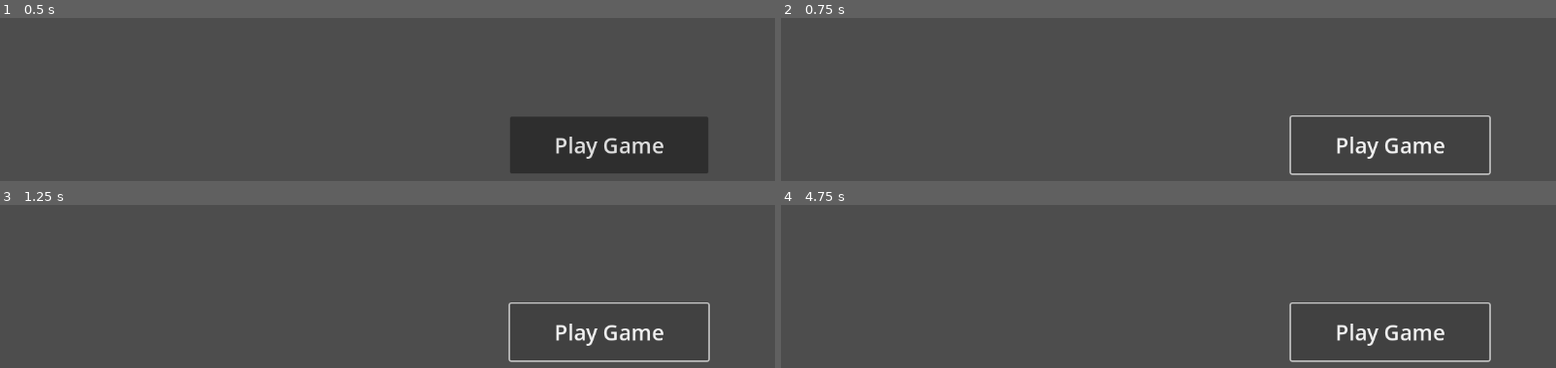
Above: before the commit, frames 1-4 (two rows, left to right).
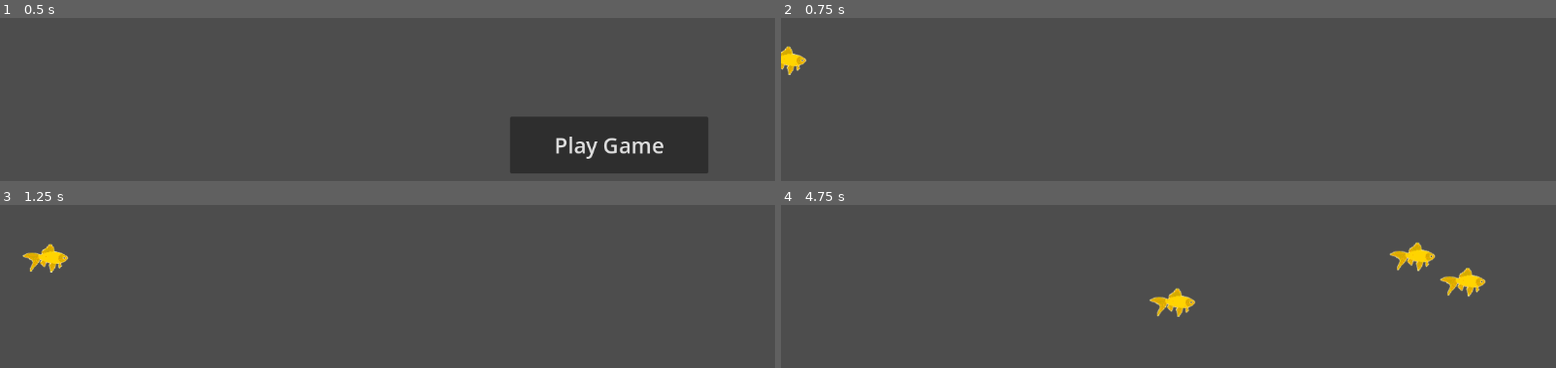
Above: after the commit, the same moments.

Repository: ColinNeary/Bait-and-Switch
Game: Godot game, scene res://UI/Main Menu.tscn
Two runs of this game, one before a commit and one after it. Both use one fixed random seed, a clock stepped at 60 frames per second and the inputs below.
Inputs (mouse positions are in pixels of both pictures, inside the frame that each line leads up to):
- Up to frame 1 (0.5 s): no input
- Up to frame 2 (0.75 s): click "Play Game" at 0.5 s
- Up to frame 3 (1.25 s): no input
- Up to frame 4 (4.75 s): click (1393, 332) at 1.25 s, where only the run before the commit has a clickable "Play Game"; click (1393, 332) at 2 s, where only the run before the commit has a clickable "Play Game"

Frame 1 is identical in both runs. In frame 2, 1.7% of the frame differs, in the area x 0-92%, y 17-97%; in frame 3, 1.9%; in frame 4, 2.9%, in the area x 47-92%, y 23-97%.

Commit message:
Initial fish spawner

Diff:
--- /dev/null
+++ b/bait-and-switch/Scenes/Fishes/Fish.tscn
@@ -0,0 +1,21 @@
+[gd_scene load_steps=4 format=3 uid="uid://p5sqwa0ax0bk"]
+
+[ext_resource type="Script" uid="uid://bkwjyh0ya77od" path="res://Scenes/Fishes/fish.gd" id="1_n8b2p"]
+[ext_resource type="Texture2D" uid="uid://ciy1grsunqcmg" path="res://assets/fish_01.png" id="2_xhrgt"]
+
+[sub_resource type="CapsuleShape2D" id="CapsuleShape2D_iv3md"]
+radius = 13.0
+height = 66.0
+
+[node name="Fish" type="CharacterBody2D"]
+script = ExtResource("1_n8b2p")
+MAX_SPEED = 250.0
+MAX_BOB = 50.0
+acceleration = 5.0
+
+[node name="CollisionShape2D" type="CollisionShape2D" parent="."]
+rotation = 1.5707964
+shape = SubResource("CapsuleShape2D_iv3md")
+
+[node name="Sprite2D" type="Sprite2D" parent="."]
+texture = ExtResource("2_xhrgt")
--- a/bait-and-switch/Scenes/Fishes/fish.gd
+++ b/bait-and-switch/Scenes/Fishes/fish.gd
@@ -1,4 +1,5 @@
 extends CharacterBody2D
+class_name Fish
 
 @export var MAX_SPEED:float
 ## Max undilation of y velocity
--- a/bait-and-switch/Scenes/Game/Game.tscn
+++ b/bait-and-switch/Scenes/Game/Game.tscn
@@ -1,13 +1,9 @@
-[gd_scene load_steps=7 format=3 uid="uid://cui1c0ifu1yoh"]
+[gd_scene load_steps=6 format=3 uid="uid://cui1c0ifu1yoh"]
 
 [ext_resource type="Script" uid="uid://b6wh5ewydaep5" path="res://Scenes/Game/game.gd" id="1_hqwdr"]
-[ext_resource type="Script" uid="uid://bkwjyh0ya77od" path="res://Scenes/Fishes/fish.gd" id="2_vrr3t"]
-[ext_resource type="Texture2D" uid="uid://ciy1grsunqcmg" path="res://assets/fish_01.png" id="3_iv3md"]
+[ext_resource type="PackedScene" uid="uid://p5sqwa0ax0bk" path="res://Scenes/Fishes/fish.tscn" id="2_ln2h6"]
 [ext_resource type="Script" uid="uid://c7u1ravjdncec" path="res://Scenes/Kill Zone/kill_zone.gd" id="4_ln2h6"]
-
-[sub_resource type="CapsuleShape2D" id="CapsuleShape2D_iv3md"]
-radius = 13.0
-height = 66.0
+[ext_resource type="PackedScene" uid="uid://40skl5m1k7fn" path="res://Scenes/Spawner/Spawner.tscn" id="4_y3kpf"]
 
 [sub_resource type="RectangleShape2D" id="RectangleShape2D_iv3md"]
 size = Vector2(237, 1314)
@@ -17,19 +13,8 @@
 
 [node name="Camera2D" type="Camera2D" parent="."]
 
-[node name="Fish" type="CharacterBody2D" parent="."]
-position = Vector2(-531, 56)
-script = ExtResource("2_vrr3t")
-MAX_SPEED = 75.0
-MAX_BOB = 25.0
-acceleration = 2.0
-
-[node name="CollisionShape2D" type="CollisionShape2D" parent="Fish"]
-rotation = 1.5707964
-shape = SubResource("CapsuleShape2D_iv3md")
-
-[node name="Sprite2D" type="Sprite2D" parent="Fish"]
-texture = ExtResource("3_iv3md")
+[node name="Fish" parent="." instance=ExtResource("2_ln2h6")]
+position = Vector2(-577, 55)
 
 [node name="Right Kill Zone" type="Area2D" parent="."]
 monitorable = false
@@ -38,3 +23,8 @@
 [node name="CollisionShape2D" type="CollisionShape2D" parent="Right Kill Zone"]
 position = Vector2(1078, -56)
 shape = SubResource("RectangleShape2D_iv3md")
+
+[node name="Spawner" parent="." instance=ExtResource("4_y3kpf")]
+position = Vector2(1, 69)
+
+[connection signal="body_entered" from="Right Kill Zone" to="Right Kill Zone" method="_on_body_entered"]
--- a/bait-and-switch/Scenes/Game/game.gd
+++ b/bait-and-switch/Scenes/Game/game.gd
@@ -1,4 +1,4 @@
 extends Node2D
 
 func _ready() -> void:
-	print("Hello")
+	print("CAMERA SIZE = ", get_viewport_rect().size)
--- a/bait-and-switch/Scenes/Kill Zone/kill_zone.gd
+++ b/bait-and-switch/Scenes/Kill Zone/kill_zone.gd
@@ -1 +1,7 @@
 extends Area2D
+
+
+
+func _on_body_entered(body: Node2D) -> void:
+	if body is Fish:
+		body.queue_free()
--- /dev/null
+++ b/bait-and-switch/Scenes/Spawner/Spawner.tscn
@@ -0,0 +1,12 @@
+[gd_scene load_steps=3 format=3 uid="uid://40skl5m1k7fn"]
+
+[ext_resource type="Script" uid="uid://dbstrnu3wvxde" path="res://Scenes/Spawner/spawner.gd" id="1_v83ff"]
+[ext_resource type="PackedScene" uid="uid://p5sqwa0ax0bk" path="res://Scenes/Fishes/Fish.tscn" id="2_pcghw"]
+
+[node name="Spawner" type="Node2D"]
+script = ExtResource("1_v83ff")
+item = ExtResource("2_pcghw")
+
+[node name="Timer" type="Timer" parent="."]
+
+[connection signal="timeout" from="Timer" to="." method="_on_timer_timeout"]
--- /dev/null
+++ b/bait-and-switch/Scenes/Spawner/spawner.gd
@@ -0,0 +1,16 @@
+extends Node2D
+
+@export var item:PackedScene
+@export var spawn_delay:float = 2
+@onready var timer = $Timer
+
+func _ready() -> void:
+	timer.start(spawn_delay)
+
+func _on_timer_timeout() -> void:
+	spawn_item()
+
+func spawn_item() -> void:
+	var new_item = item.duplicate().instantiate()
+	new_item.global_position = self.global_position
+	self.add_child(new_item)
--- a/bait-and-switch/UI/main_menu.gd
+++ b/bait-and-switch/UI/main_menu.gd
@@ -1,6 +1,6 @@
 extends Node2D
 
-var game_path:String = "res://Game/game.tscn"
+var game_path:String = "res://Scenes/Game/Game.tscn"
 
 func _on_button_pressed() -> void:
 	get_tree().change_scene_to_file(game_path)
Not shown, added: bait-and-switch/Scenes/Spawner/spawner.gd.uid
